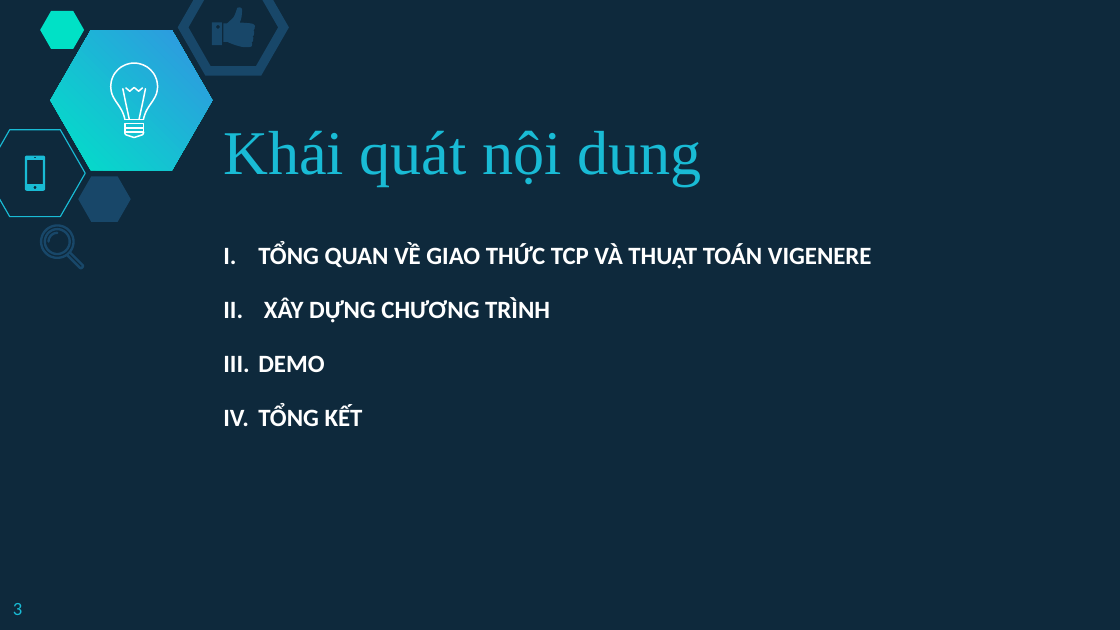
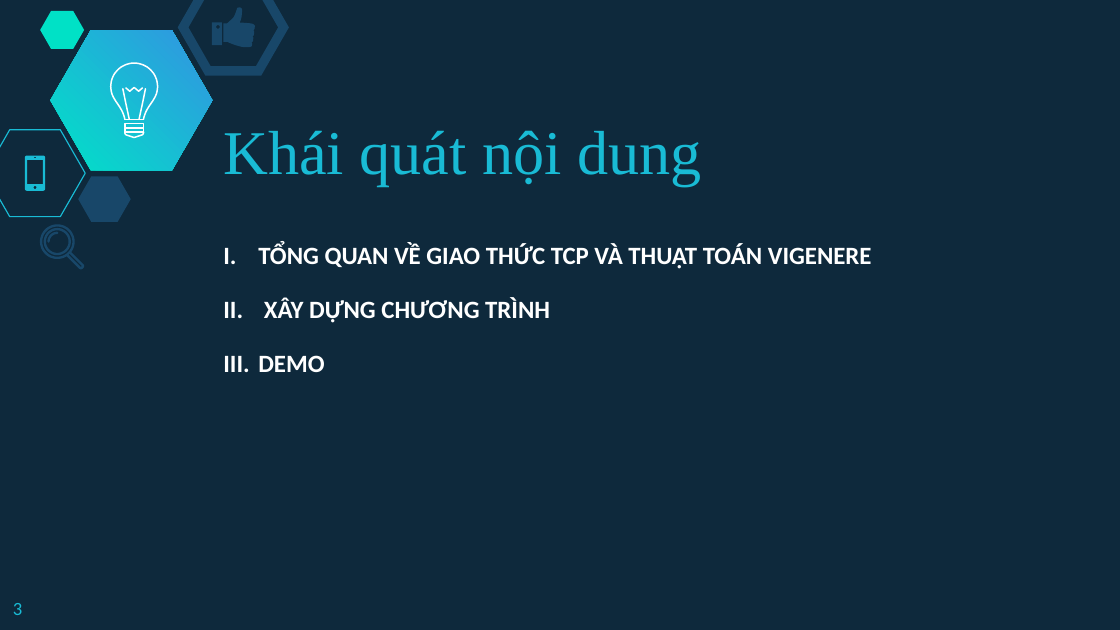
Before and after one commit to huynhphuocsang/Client-Server-Vigenere, a slide deck: slide 3 of Slide-Nhom7.pptx. Drawn at 1120x630 pixels with LibreOffice and Linux fonts; fonts in the diff are those of the drawing. Boxes give left, top, right and bottom in pixels: in the first picture for what was removed or moved away, otherwise in the second. Text is boxed around its words. In the diff, an @@ line names an element or a change of style, - is before the commit and + after.

```diff
--- a/Slide-Nhom7.pptx
+++ b/Slide-Nhom7.pptx
@@ text at bbox=[258, 406, 363, 426]: paragraph removed @@
-IV. TỔNG KẾT
```
Also in this commit, not shown: 7 other slides changed, 12 other files.
